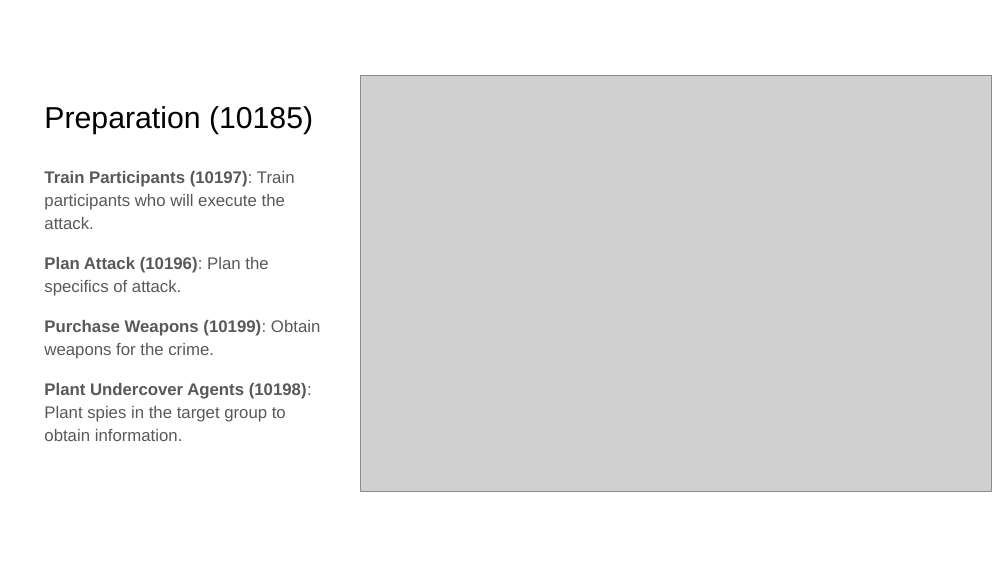
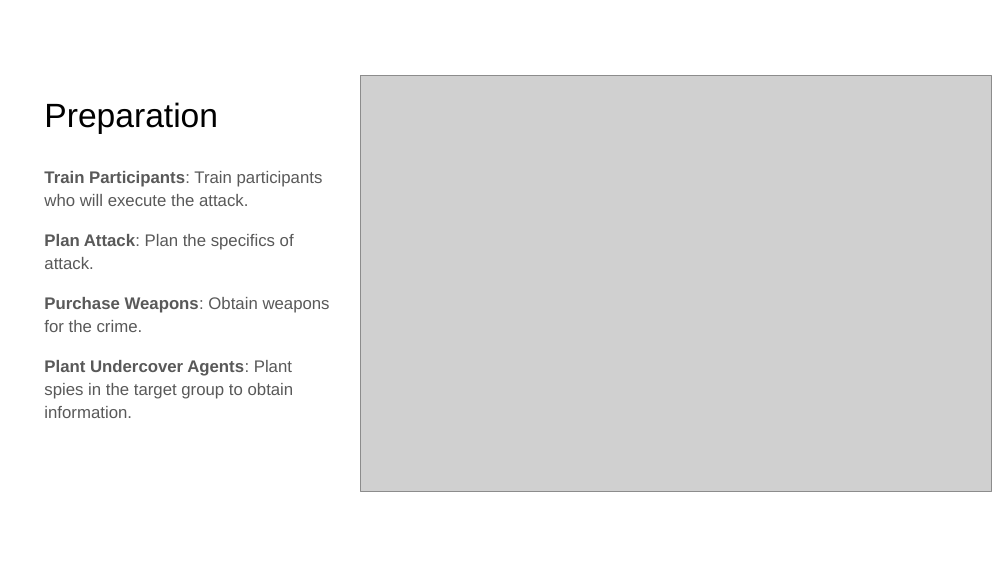
Before and after one commit to RESIN-KAIROS/schemalib, a slide deck: slide 4 of hrf/terrorist_attack.pptx. Drawn at 1008x567 pixels with LibreOffice and Linux fonts; fonts in the diff are those of the drawing; grey boxes stand for pictures. Boxes give left, top, right and bottom in pixels: in the first picture for what was removed or moved away, otherwise in the second. Text is boxed around its words. In the diff, an @@ line names an element or a change of style, - is before the commit and + after.

Commit message:
update terrorist attack hrf

```diff
--- a/hrf/terrorist_attack.pptx
+++ b/hrf/terrorist_attack.pptx
@@ title at (44,102,218,134): text changed; size 21.6 to 24 pt @@
-Preparation (10185)
+Preparation
@@ text at (44,171,330,418): text changed @@
-Train Participants (10197): Train participants who will execute the attack.
-Plan Attack (10196): Plan the specifics of attack.
-Purchase Weapons (10199): Obtain weapons for the crime.
-Plant Undercover Agents (10198): Plant spies in the target group to obtain information.
+Train Participants: Train participants who will execute the attack.
+Plan Attack: Plan the specifics of attack.
+Purchase Weapons: Obtain weapons for the crime.
+Plant Undercover Agents: Plant spies in the target group to obtain information.
```
Also in this commit, not shown: 6 other slides changed.
